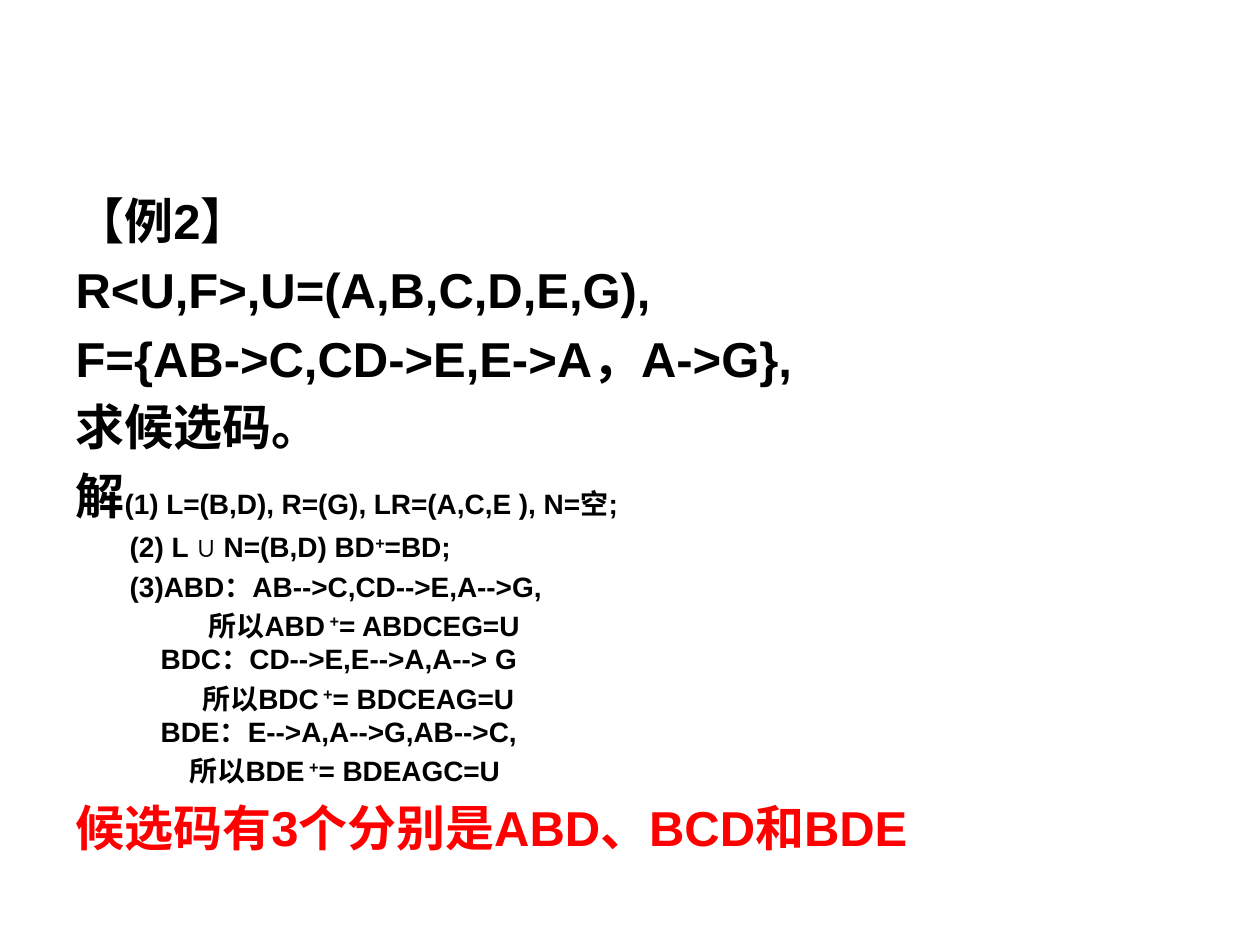
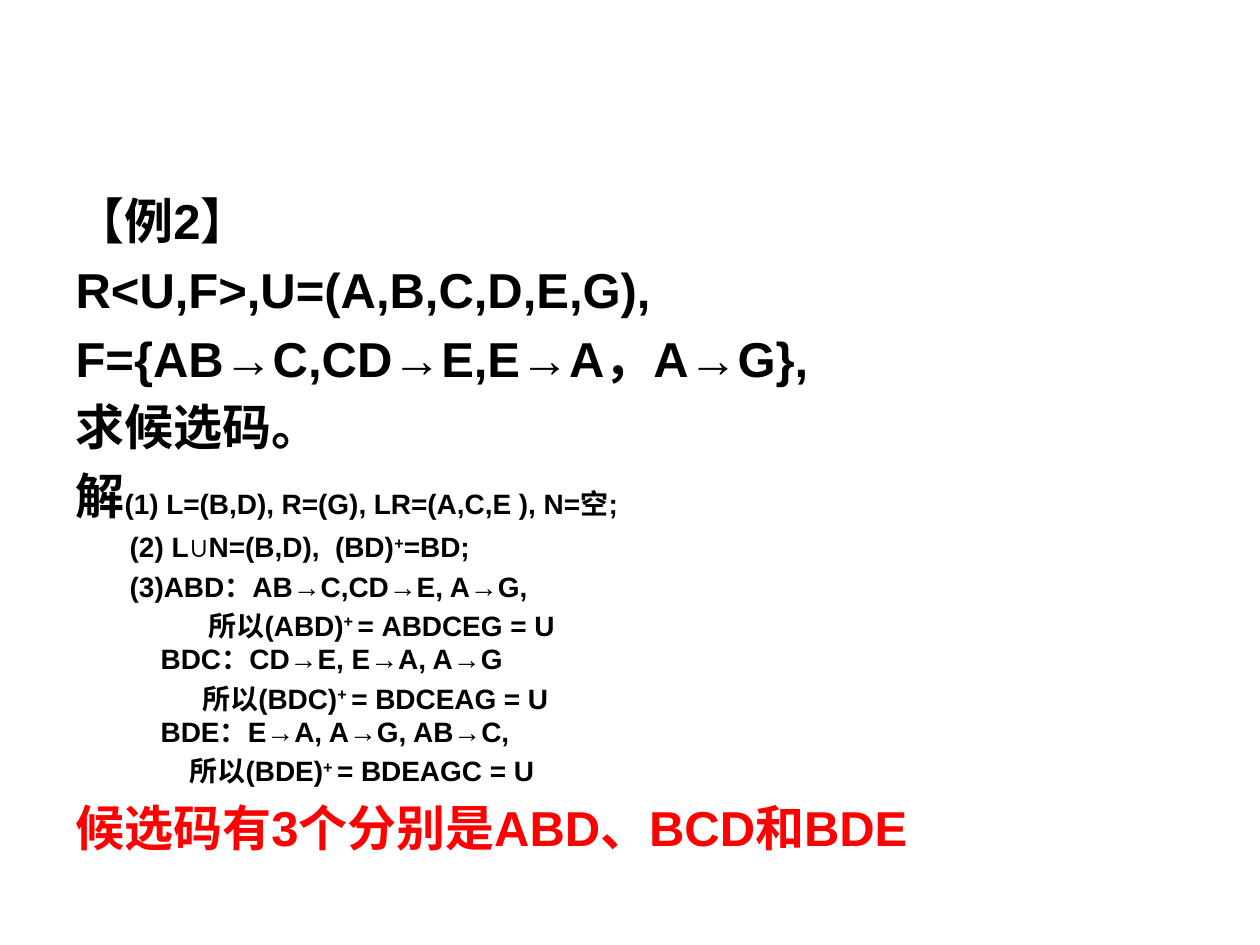
Before and after one commit to HBU/DataBase, a slide deck: slide 68 of PPT/PPT2020/DB第06章.pptx (slide 63 before the commit). Drawn at 1260x945 pixels with LibreOffice and Linux fonts; fonts in the diff are those of the drawing; background and template pictures are left out. Boxes give left, top, right and bottom in pixels: in the first picture for what was removed or moved away, otherwise in the second. Text is boxed around its words. In the diff, an @@ line names an element or a change of style, - is before the commit and + after.

```diff
--- a/PPT/PPT2020/DB第06章.pptx
+++ b/PPT/PPT2020/DB第06章.pptx
@@ text at [76,341,809,387]: text changed @@
-F={AB->C,CD->E,E->A，A->G},
+F={AB→C,CD→E,E→A，A→G},
@@ text at [130,536,554,787]: text changed @@
-(2) L ∪ N=(B,D) BD+=BD;
-(3)ABD：AB-->C,CD-->E,A-->G,
-所以ABD += ABDCEG=U
-BDC：CD-->E,E-->A,A--> G
-所以BDC += BDCEAG=U
-BDE：E-->A,A-->G,AB-->C,
-所以BDE += BDEAGC=U
+(2) L∪N=(B,D), (BD)+=BD;
+(3)ABD：AB→C,CD→E, A→G,
+所以(ABD)+ = ABDCEG = U
+BDC：CD→E, E→A, A→G
+所以(BDC)+ = BDCEAG = U
+BDE：E→A, A→G, AB→C,
+所以(BDE)+ = BDEAGC = U
```
Also in this commit, not shown: 3 other slides changed, 5 slides added, 2 other files.
